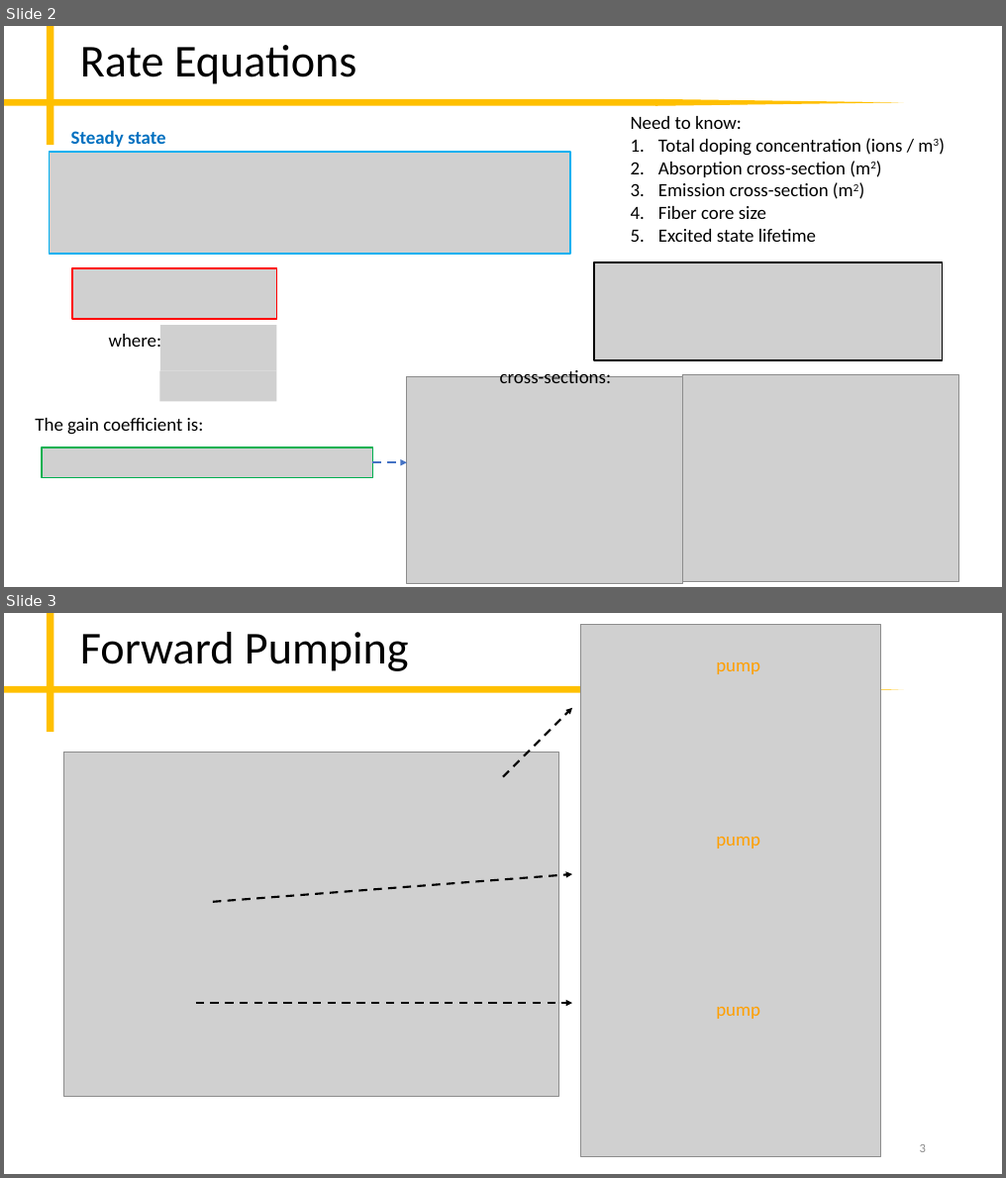
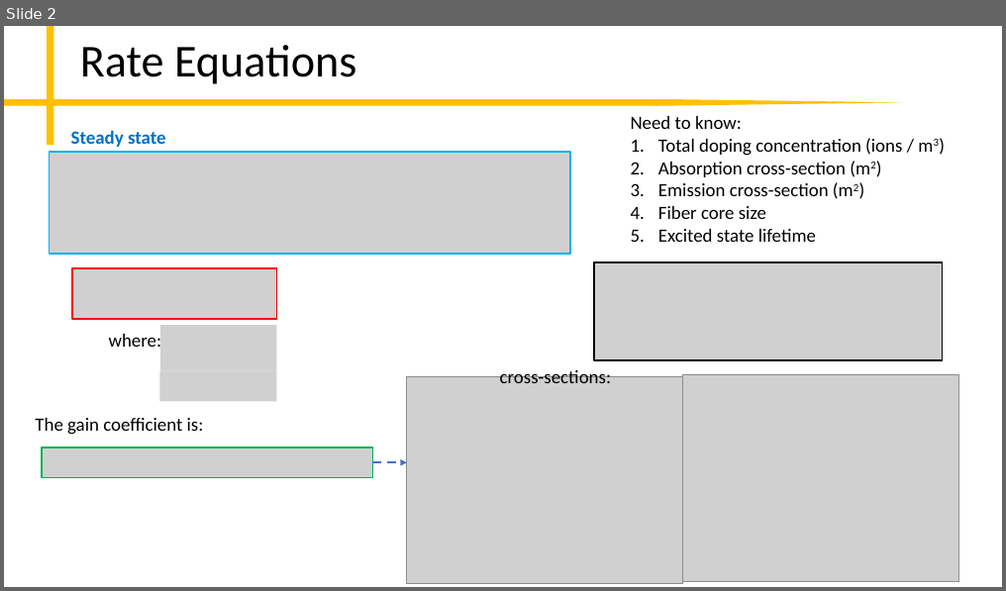
Before and after one commit to peter-chang62/Laser-Design-Scripts, a slide deck: memo.pptx. Shown one above the other, each under a label of ours: slides 2 and 3 before the commit, slide 2 after it. The pictures are 1006x1178 and 1006x591 pixels, drawn with LibreOffice and Linux fonts; fonts in the diff are those of the drawing; grey boxes stand for pictures. Boxes give left, top, right and bottom in pixels: in the first picture for what was removed or moved away, otherwise in the second. Text is boxed around its words. In the diff, an @@ line names an element or a change of style, - is before the commit and + after.

```diff
--- a/memo.pptx
+++ b/memo.pptx
@@ slide 3 removed at [4,613,1002,1174], background #FFFFFF; not listed: 3 template elements that a slide beside it also shows @@
@@ title removed at [80,632,409,671] @@
-Forward Pumping
@@ picture removed at [581,624,880,1157] @@
@@ text removed at [716,663,760,674] @@
-pump
@@ arrow removed from (503, 777) to (572, 708) @@
@@ picture removed at [637,710,704,740] @@
@@ picture removed at [63,753,558,1096] @@
@@ text removed at [716,837,760,849] @@
-pump
@@ arrow removed from (213, 902) to (572, 874) @@
@@ picture removed at [709,854,776,883] @@
@@ arrow removed from (196, 1003) to (572, 1003) @@
@@ picture removed at [709,1021,776,1051] @@
@@ text removed at [716,1007,760,1019] @@
-pump
@@ page number removed at [920,1145,926,1153] @@
-3
```
Also in this commit, not shown: 2 slides added, 6 other slides removed, 9 other files.
